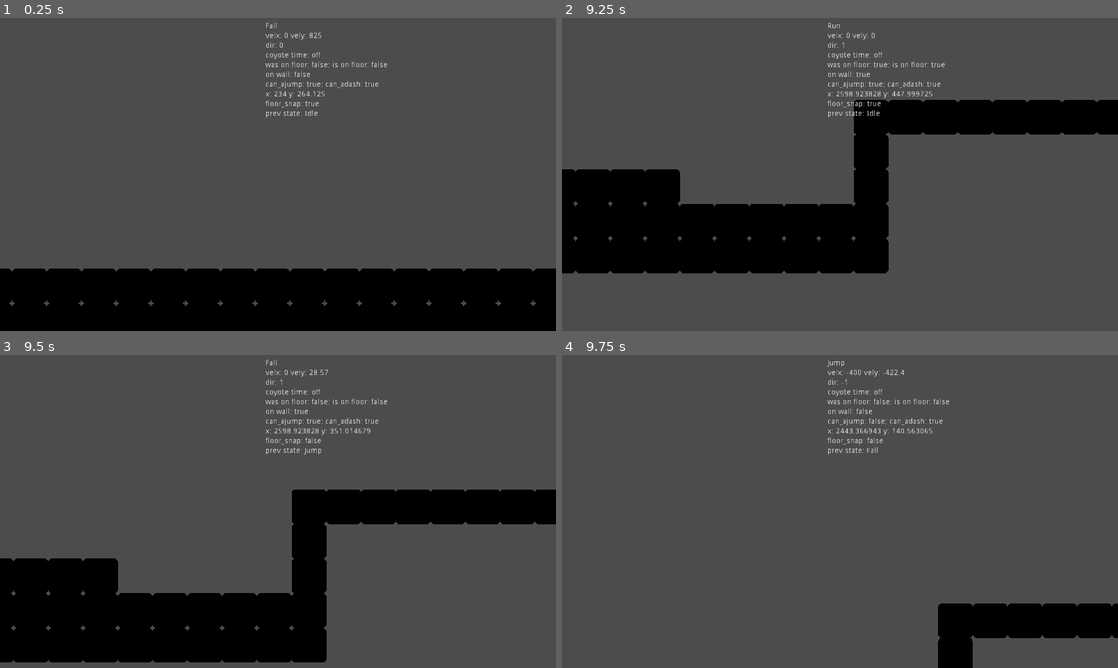
Above: before the commit, frames 1-4 (two rows, left to right).
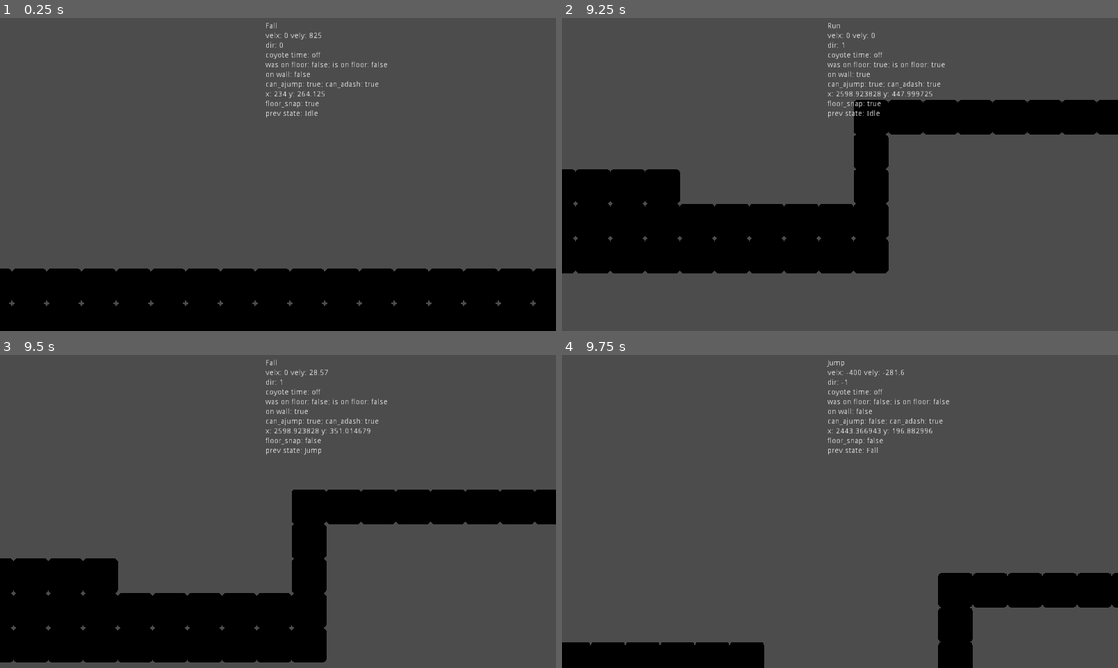
Above: after the commit, the same moments.

Repository: azylazide/godot-player-statemachine
Game: Godot game, scene res://fsm/fsm.tscn
Two runs of this game, one before a commit and one after it. Both use one fixed random seed, a clock stepped at 60 frames per second and the inputs below. The engine's default icon, where the game draws it, is replaced by a stand-in: a white triangle on a blue panel in a dark square.
Inputs:
- Up to frame 1 (0.25 s): no input
- Up to frame 2 (9.25 s): hold Up (jump) 0.53-1.28 s; hold Right (right) 0.53-2.03 s; tap X (dash) every 1.5 s from 1.35 to 8.85 s; tap Up (jump) at 1.52, 1.55, 1.82, 3.02, 3.05, 3.32, 4.52, 4.55, 4.82, 6.02, 6.05, 6.32, 7.52, 7.55, 7.82, 9.02, 9.05 s; hold Left (left) 2.03-2.78 s; hold Up (jump) 2.03-2.78 s; hold Right (right) 2.78-4.28 s; hold Up (jump) 3.53-4.28 s; hold Left (left) 4.28-5.03 s; hold Right (right) 5.03-5.78 s; hold Up (jump) 5.03-5.78 s; hold Left (left) 5.78-7.28 s; hold Up (jump) 6.53-7.28 s; hold Right (right) from 7.28 s (still down); hold Up (jump) 8.03-8.78 s
- Up to frame 3 (9.5 s): keep holding Right (right); tap Up (jump) at 9.32 s
- Up to frame 4 (9.75 s): release Right (right) at 9.53 s; hold Left (left) from 9.53 s (still down); hold Up (jump) from 9.53 s (still down)

Frames 1-3 are identical in both runs. In frame 4, 8.7% of the frame differs, in the area x 0-100%, y 4-100%.
Error after the commit: Invalid call. Nonexistent function 'normalized' in base 'float'. (res://fsm/player/Jump.gd:12)

Commit message:
testing wall cling logic added variable jump power depending on prev state (migth tweak)

Diff:
--- a/fsm/player/Fall.gd
+++ b/fsm/player/Fall.gd
@@ -1,8 +1,5 @@
 extends "res://fsm/player/OnAir.gd"
 
-
-func _ready() -> void:
-	pass
 
 func state_physics(_delta: float) -> void:
 	.state_physics(_delta)
--- a/fsm/player/Jump.gd
+++ b/fsm/player/Jump.gd
@@ -4,8 +4,13 @@
 	.enter(_prev_info)
 	player.floor_snap = false
 	player.coyote_timer.stop()
-	player.velocity.y = player.jump_force
-	pass
+
+	if _prev_state.name == "Fall":
+		player.velocity.y = player.jump_force*0.8
+	elif _prev_state.name == "GDash":
+		player.velocity.y = player.jump_force*1.2
+	else:
+		player.velocity.y = player.jump_force
 
 func state_physics(_delta: float) -> void:
 	.state_physics(_delta)
--- a/fsm/player/OnAir.gd
+++ b/fsm/player/OnAir.gd
@@ -7,6 +7,10 @@
 
 func state_physics(_delta: float) -> void:
 	.state_physics(_delta)
+
+	if player.on_wall:
+		if player.get_direction().normalized() == -player.wall_normal.normalized():
+			pass
 
 func state_input(_event: InputEvent) -> void:
 	if _event.is_action_pressed("dash"):
--- a/fsm/player/OnWall.gd
+++ b/fsm/player/OnWall.gd
@@ -1,4 +1 @@
 extends State
-
-func _ready() -> void:
-	pass
--- a/fsm/player/WallCling.gd
+++ b/fsm/player/WallCling.gd
@@ -1,4 +1 @@
-extends State
-
-func _ready() -> void:
-	pass
+extends "res://fsm/player/OnWall.gd"
--- a/fsm/player/player.gd
+++ b/fsm/player/player.gd
@@ -13,7 +13,7 @@
 export(float) var DASH_COOLDOWN_TIME = 0.3
 export(float) var GAP_LENGTH = 12.5
 
-var velocity = Vector2.ZERO
+var velocity:= Vector2.ZERO
 var jump_force: float
 var min_jump_force: float
 var dash_force: float
@@ -28,6 +28,7 @@
 var was_on_floor: bool
 var on_wall: bool
 var floor_snap: bool
+var wall_normal:= Vector2.ZERO
 
 onready var dash_cooldown:= $DashCooldown
 var can_adash:= true
@@ -39,6 +40,9 @@
 var can_wcling:= false
 
 onready var floor_cast:= $FloorRayCast
+
+onready var left_raycast:= $WallRayCast/LeftRay
+onready var right_raycast:= $WallRayCast/RightRay
 
 const SLOPE_STOP_THRESHOLD:= 100.0
 
@@ -128,8 +132,17 @@
 	return is_on_floor() or not coyote_timer.is_stopped()
 
 func wall_check() -> bool:
+	if left_raycast.is_colliding():
+		wall_normal = left_raycast.get_collision_normal()
+		return true
+	elif right_raycast.is_colliding():
+		wall_normal = left_raycast.get_collision_normal()
+		return true
+	else:
+		return false
+
 	#change to raycast to check type of wall
-	return is_on_wall()
+#	return is_on_wall()
 
 func is_floor_snap() -> Vector2:
 	var output:= Vector2.DOWN*43
--- a/fsm/player/player.tscn
+++ b/fsm/player/player.tscn
@@ -160,6 +160,17 @@
 enabled = true
 cast_to = Vector2( 0, 20 )
 
+[node name="WallRayCast" type="Position2D" parent="."]
+position = Vector2( 0, -48 )
+
+[node name="LeftRay" type="RayCast2D" parent="WallRayCast"]
+enabled = true
+cast_to = Vector2( -44, 0 )
+
+[node name="RightRay" type="RayCast2D" parent="WallRayCast"]
+enabled = true
+cast_to = Vector2( 44, 0 )
+
 [node name="DashCooldown" type="Timer" parent="."]
 one_shot = true
 
